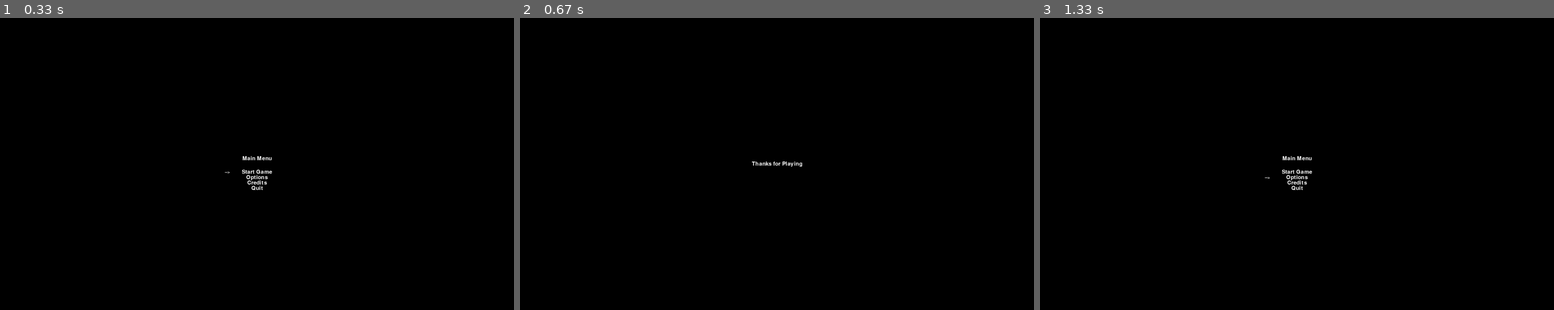
Above: before the commit, frames 1-3 (left to right).
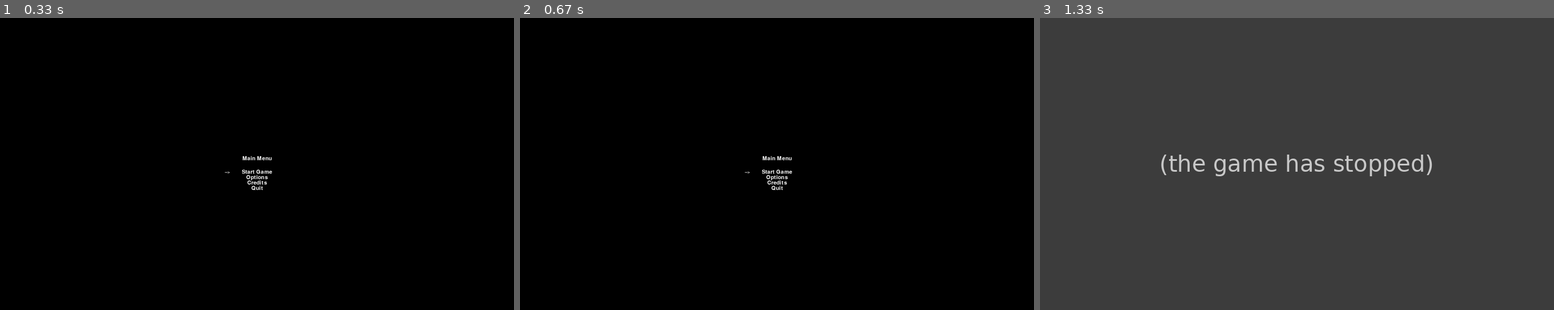
Above: after the commit, the same moments.

Repository: SwippeNN/FINAL-PROJESI
Game: pygame game, started from main.py
Same seed, same stepped clock (60 frames per second), same inputs: the game is played once before the commit and once after it.
Inputs:
- Up to frame 1 (0.33 s): no input
- Up to frame 2 (0.67 s): tap Enter at 0.33 s
- Up to frame 3 (1.33 s): tap Enter at 0.67 s; hold Down from 1 s (still down)

Frame 1 is identical in both runs. In frame 2, 0.3% of the frame differs, in the area x 43-55%, y 47-60%; in frame 3, 100%, in the area x 0-100%, y 0-100%.
Error after the commit: NameError: name 'event' is not defined (Mrincrediblegame.py line 211); the game stopped at 0.68 s (later frames are placeholders)

Commit message:
Menüyü oyuna entegre

Diff:
--- a/gameee.py
+++ b/gameee.py
@@ -28,13 +28,8 @@
         while self.playing:
             self.check_events()
             if self.START_KEY:
-                self.playing = False
-            self.display.fill(self.BLACK)
-            self.draw_text('Thanks for Playing', 20, self.DISPLAY_W/2, self.DISPLAY_H/2)
-            self.window.blit(self.display, (0,0))
-            pygame.display.update()
-            self.reset_keys()
-
+                import Mrincrediblegame
+                Mrincrediblegame()
 
     def check_events(self):
         for event in pygame.event.get():
